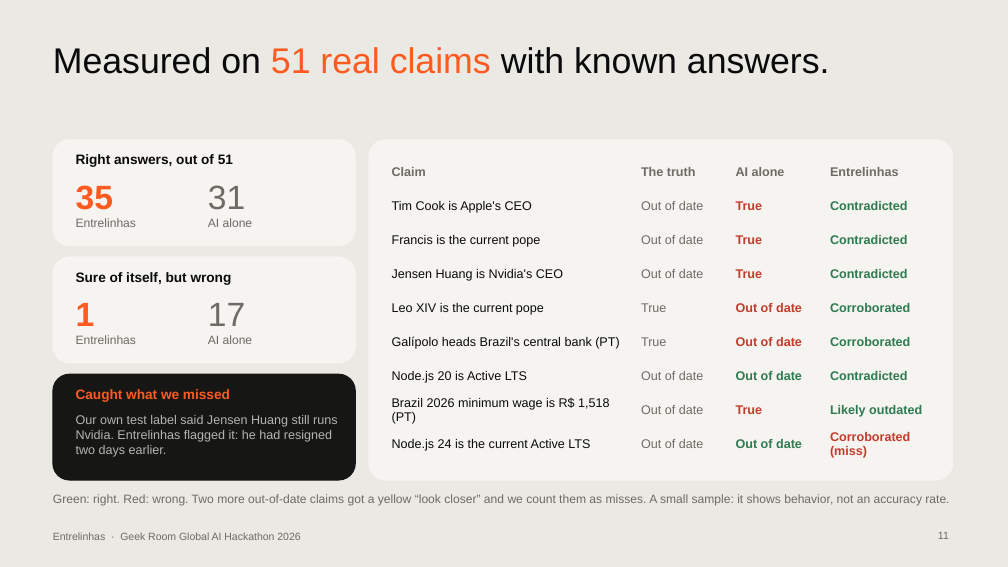
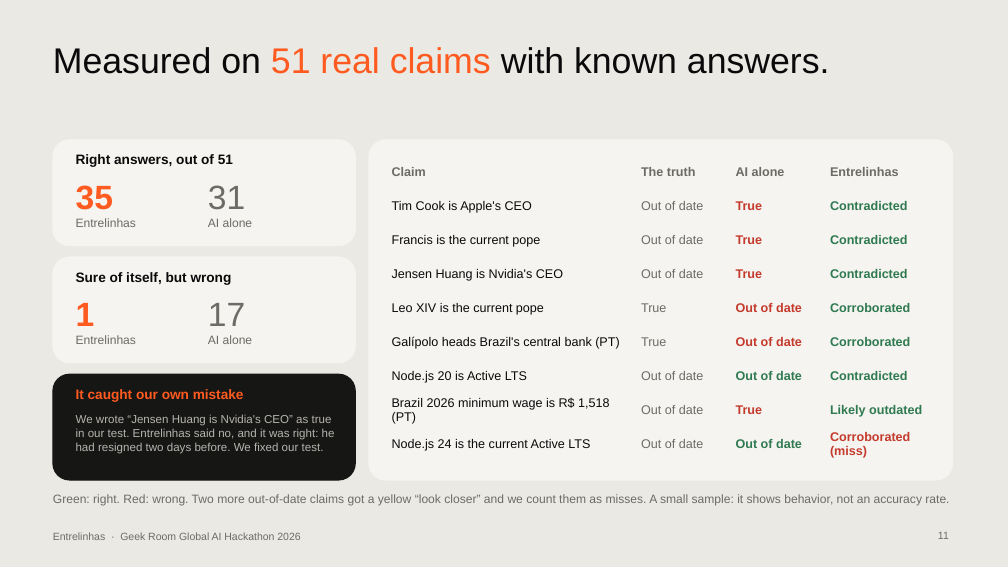
Before and after one commit to contatoalicecandido-lab/entrelinhas, a slide deck: slide 11 of submission/Entrelinhas_Pitch_Deck.pptx. Drawn at 1008x567 pixels with LibreOffice and Linux fonts; fonts in the diff are those of the drawing. Boxes give left, top, right and bottom in pixels: in the first picture for what was removed or moved away, otherwise in the second. Text is boxed around its words. In the diff, an @@ line names an element or a change of style, - is before the commit and + after.

```diff
--- a/submission/Entrelinhas_Pitch_Deck.pptx
+++ b/submission/Entrelinhas_Pitch_Deck.pptx
@@ text at box(76, 388, 244, 402): text changed @@
-Caught what we missed
+It caught our own mistake
@@ text at box(76, 414, 335, 454): text changed; size 12 to 11 pt @@
-Our own test label said Jensen Huang still runs Nvidia. Entrelinhas flagged it: he had resigned two days earlier.
+We wrote “Jensen Huang is Nvidia's CEO” as true in our test. Entrelinhas said no, and it was right: he had resigned two days before. We fixed our test.
```
